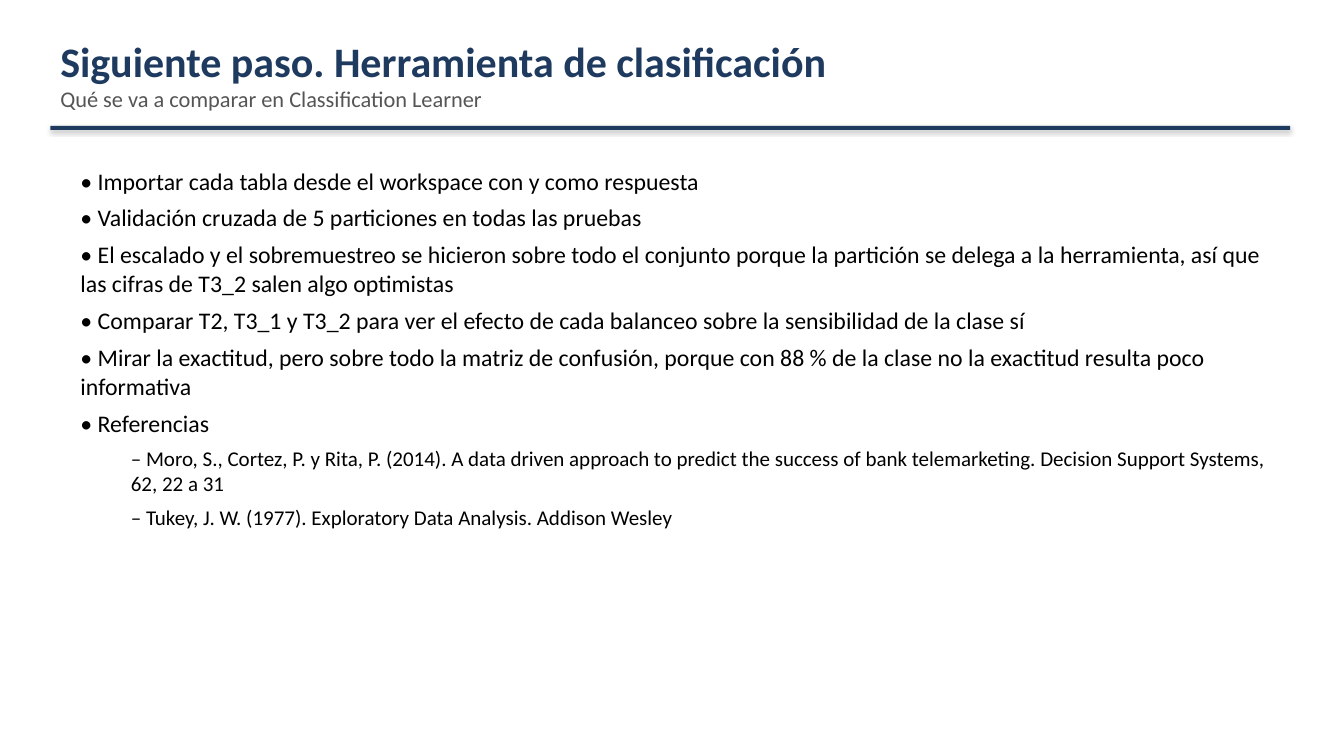
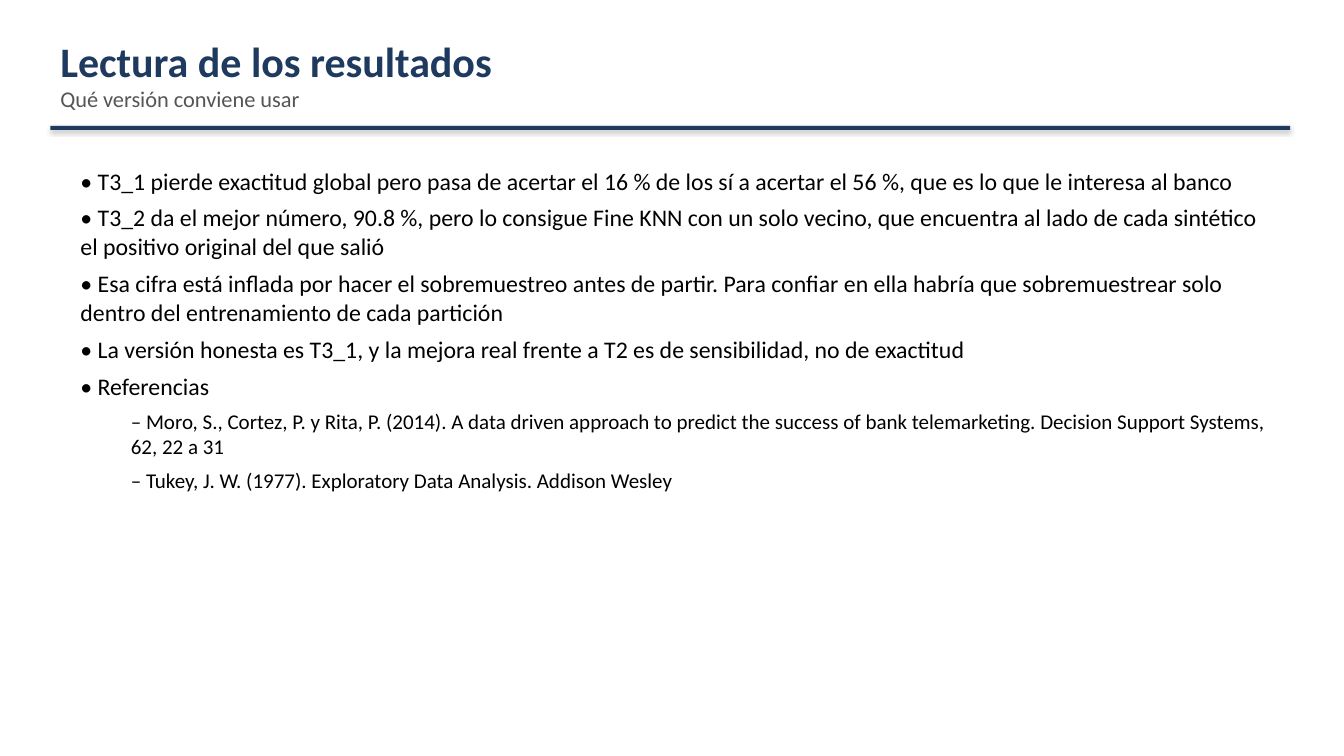
Before and after one commit to Checho019/maestria-inteligencia-computacional, a slide deck: slide 10 of Exposicion Bank/exposicion_bank.pptx (slide 15 before the commit). Drawn at 1344x756 pixels with LibreOffice and Linux fonts; fonts in the diff are those of the drawing. Boxes give left, top, right and bottom in pixels: in the first picture for what was removed or moved away, otherwise in the second. Text is boxed around its words. In the diff, an @@ line names an element or a change of style, - is before the commit and + after.

Commit message:
Exposicion Bank: resultados de Classification Learner y presentacion recortada a diez laminas

```diff
--- a/Exposicion Bank/exposicion_bank.pptx
+++ b/Exposicion Bank/exposicion_bank.pptx
@@ text at (60,47,492,110): text changed @@
-Siguiente paso. Herramienta de clasificación
-Qué se va a comparar en Classification Learner
+Lectura de los resultados
+Qué versión conviene usar
@@ text at (80,173,1256,362): text changed @@
-• Importar cada tabla desde el workspace con y como respuesta
-• Validación cruzada de 5 particiones en todas las pruebas
-• El escalado y el sobremuestreo se hicieron sobre todo el conjunto porque la partición se delega a la herramienta, así que las cifras de T3_2 salen algo optimistas
-• Comparar T2, T3_1 y T3_2 para ver el efecto de cada balanceo sobre la sensibilidad de la clase sí
-• Mirar la exactitud, pero sobre todo la matriz de confusión, porque con 88 % de la clase no la exactitud resulta poco informativa
+• T3_1 pierde exactitud global pero pasa de acertar el 16 % de los sí a acertar el 56 %, que es lo que le interesa al banco
+• T3_2 da el mejor número, 90.8 %, pero lo consigue Fine KNN con un solo vecino, que encuentra al lado de cada sintético el positivo original del que salió
+• Esa cifra está inflada por hacer el sobremuestreo antes de partir. Para confiar en ella habría que sobremuestrear solo dentro del entrenamiento de cada partición
+• La versión honesta es T3_1, y la mejora real frente a T2 es de sensibilidad, no de exactitud
```
Also in this commit, not shown: 7 other slides changed, 1 slide added, 6 slides removed, 3 other files.
